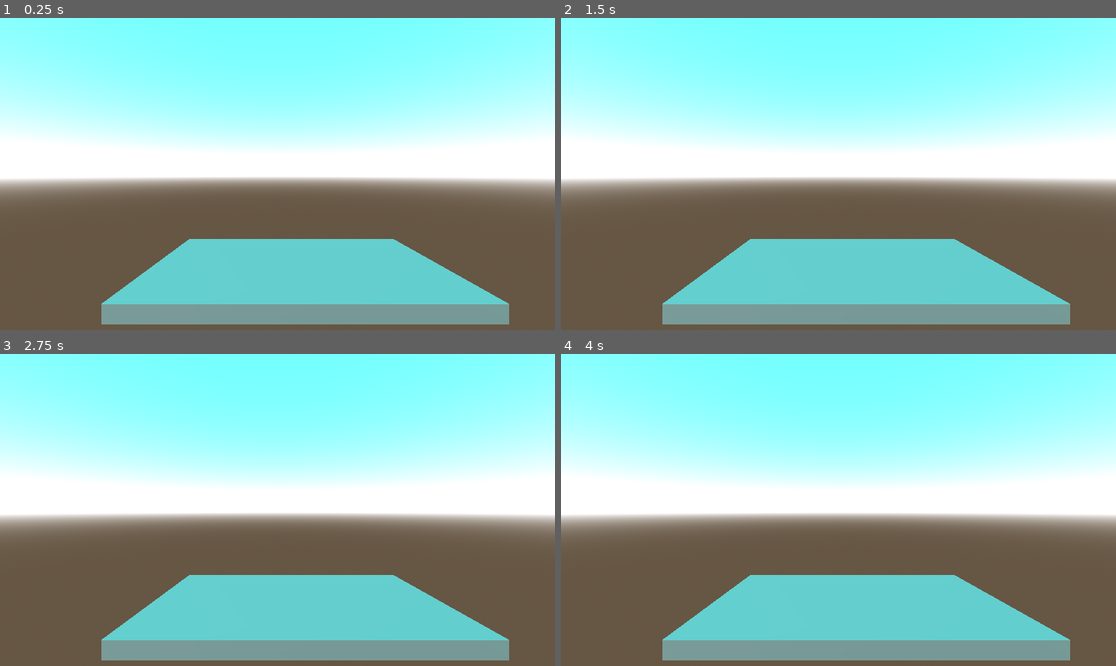
Above: before the commit, frames 1-4 (two rows, left to right).
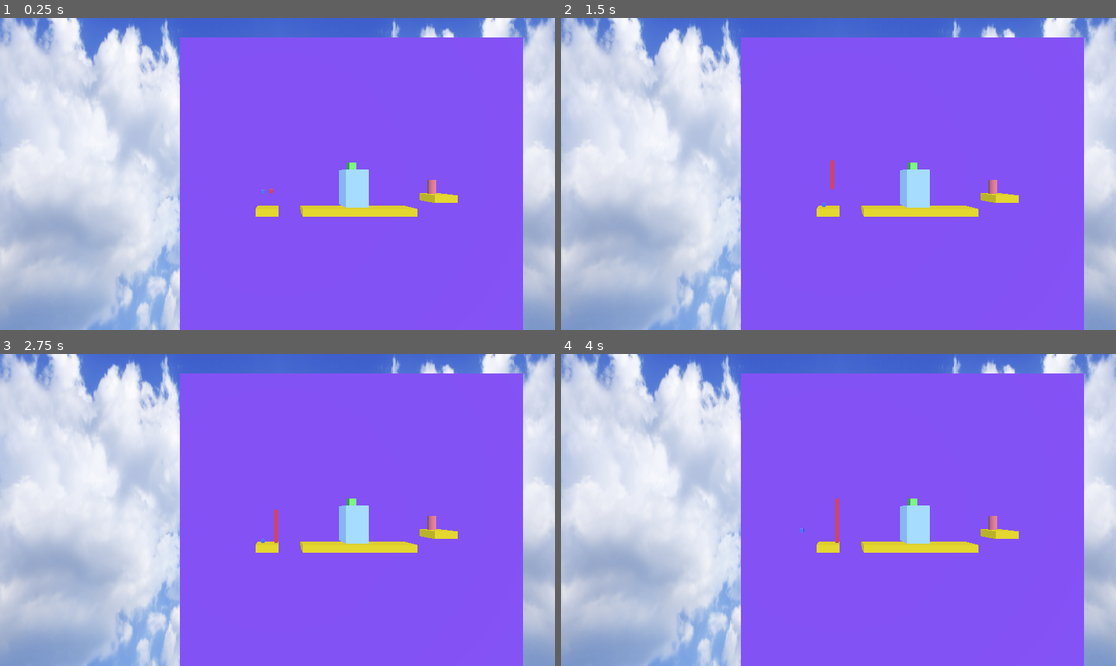
Above: after the commit, the same moments.

Repository: AtlasWongy/gmtk_game_jam_2024
Game: Godot game, scene res://scenes/Game.tscn
Two runs of this game, one before a commit and one after it. Both use one fixed random seed, a clock stepped at 60 frames per second and the inputs below. Before the commit the project starts from res://scenes/test_level.tscn.
Inputs:
- Up to frame 1 (0.25 s): no input
- Up to frame 2 (1.5 s): tap Enter (ui_accept) at 0.5 s; hold Up (ui_up) 0.53-1.28 s; hold G (grow) 0.53-1.28 s; tap Space (jump) at 0.77 s; hold Down (ui_down) from 1.28 s (still down); tap G (grow) at 1.35 s
- Up to frame 3 (2.75 s): tap Space (jump) at 1.52 s; tap Enter (ui_accept) at 2 s; release Down (ui_down) at 2.03 s; hold Up (ui_up) from 2.03 s (still down); hold G (grow) from 2.03 s (still down); tap Right (movement) at 2.1 s
- Up to frame 4 (4 s): tap Enter (ui_accept) at 2.75, 3.5 s; release G (grow) at 2.78 s; tap Q (switch_box) at 2.85 s; tap Space (jump) at 3.02, 3.77 s; tap G (grow) at 3.05 s; release Up (ui_up) at 3.53 s; hold Left (left) from 3.53 s (still down); hold G (grow) from 3.53 s (still down)

The runs differ from the first frame. In frame 1, 98% of the frame differs, in the area x 0-100%, y 0-100%; in frame 2, 98%; in frame 3, 98%; in frame 4, 98%.

Commit message:
Somewhat working Vertical expansion

Diff:
--- a/characters/player/player.gd
+++ b/characters/player/player.gd
@@ -4,8 +4,13 @@
 @export var box_type: GameManager.CurrentBox
 @export var movement_stats: MovementStats
 
+@onready var mesh: MeshInstance3D = $MeshInstance3D
+@onready var collisionShape: CollisionShape3D = $CollisionShape3D
+
 var movement_direction: Vector3
 var can_control: bool = true
+var is_grown:bool = false
+var is_growing:bool = false
 
 func _ready() -> void:
 
@@ -39,9 +44,33 @@
 	if event.is_action_pressed("jump") and is_on_floor():
 		SignalBus.pressed_jump.emit(box_type)
 
+	if event.is_action_pressed("grow") and !is_growing:
+		if(box_type==0):
+			_grow_vertical()
+
 func _physics_process(_delta: float) -> void:
 	if is_movement_ongoing():
 		SignalBus.set_direction.emit(movement_direction, box_type)
 
 func is_movement_ongoing() -> bool:
 	return abs(movement_direction.x) > 0
+
+func _grow_vertical():
+	is_growing = true
+	var tween = get_tree().create_tween()
+	tween.set_parallel()
+	#mesh.mesh.size = mesh.mesh.size + Vector3(0,5,0)
+	if is_grown:
+		tween.tween_property(mesh.mesh,"size:y",-5,1).as_relative().from_current()
+		tween.tween_property(collisionShape.shape,"size:y",-5,1).as_relative().from_current()
+
+		is_grown = false
+	else:
+		tween.tween_property(mesh.mesh,"size:y",5,1).as_relative().from_current()
+		tween.tween_property(collisionShape.shape,"size:y",5,1).as_relative().from_current()
+		#collisionShape
+		is_grown = true
+	tween.tween_callback(mesh_check)
+
+func mesh_check():
+	is_growing = false
--- a/project.godot
+++ b/project.godot
@@ -11,7 +11,7 @@
 [application]
 
 config/name="Gmtk Game Jam 2024"
-run/main_scene="res://scenes/test_level.tscn"
+run/main_scene="res://scenes/Game.tscn"
 config/features=PackedStringArray("4.3", "Forward Plus")
 config/icon="res://icon.svg"
 
--- a/Game.tscn
+++ b/scenes/Game.tscn
@@ -1,16 +1,17 @@
-[gd_scene load_steps=24 format=3 uid="uid://cxmgu7drrkgol"]
+[gd_scene load_steps=25 format=3 uid="uid://ba5c1vg5wpiy8"]
 
-[ext_resource type="Texture2D" uid="uid://di4y3hqts0yja" path="res://assets/panorama_sky.png" id="1_0kukt"]
-[ext_resource type="PackedScene" uid="uid://dma2hkr6ihng3" path="res://objects/Gate/gate.tscn" id="2_4vs8i"]
-[ext_resource type="Shader" path="res://assets/Outline.gdshader" id="2_ecg41"]
-[ext_resource type="Material" uid="uid://j54e2f8b3hpx" path="res://assets/Platform.tres" id="2_pgr64"]
-[ext_resource type="Script" path="res://cube_level.gd" id="3_m1gqd"]
-[ext_resource type="PackedScene" uid="uid://d1qp5smneb3jt" path="res://characters/player/red_box/red_box.tscn" id="3_u2quw"]
-[ext_resource type="PackedScene" uid="uid://d1e0ugdqkbr86" path="res://objects/Flag/flag.tscn" id="5_ne6au"]
-[ext_resource type="Script" path="res://death_zone.gd" id="7_hp4od"]
+[ext_resource type="Texture2D" uid="uid://di4y3hqts0yja" path="res://assets/panorama_sky.png" id="1_ldty6"]
+[ext_resource type="Shader" path="res://assets/Outline.gdshader" id="2_wopco"]
+[ext_resource type="Script" path="res://cube_level.gd" id="3_a5qgd"]
+[ext_resource type="Material" uid="uid://j54e2f8b3hpx" path="res://assets/Platform.tres" id="4_t8co7"]
+[ext_resource type="PackedScene" uid="uid://dma2hkr6ihng3" path="res://objects/Gate/gate.tscn" id="5_qbu7p"]
+[ext_resource type="PackedScene" uid="uid://d1e0ugdqkbr86" path="res://objects/Flag/flag.tscn" id="6_jnd78"]
+[ext_resource type="PackedScene" uid="uid://d1qp5smneb3jt" path="res://characters/player/red_box/red_box.tscn" id="7_ero0o"]
+[ext_resource type="PackedScene" uid="uid://c80ku4vswsnix" path="res://characters/player/blue_box/blue_box.tscn" id="8_mw2t5"]
+[ext_resource type="Script" path="res://death_zone.gd" id="9_5d677"]
 
 [sub_resource type="PanoramaSkyMaterial" id="PanoramaSkyMaterial_hd050"]
-panorama = ExtResource("1_0kukt")
+panorama = ExtResource("1_ldty6")
 
 [sub_resource type="Sky" id="Sky_me7r3"]
 sky_material = SubResource("PanoramaSkyMaterial_hd050")
@@ -83,7 +84,7 @@
 transform = Transform3D(1, 0, 0, 0, 1, 0, 0, 0, 1, 0, 0, 38.9498)
 
 [node name="Camera3D" type="Camera3D" parent="Level/Marker3D"]
-transform = Transform3D(1, 0, 0, 0, 1, 0, 0, 0, 1, -5.90941, 6.82818, 25.7294)
+transform = Transform3D(1, 0, 0, 0, 1, 0, 0, 0, 1, -10.7958, 5.0653, 15.6581)
 size = 57.1789
 
 [node name="ShaderMesh" type="MeshInstance3D" parent="Level/Marker3D/Camera3D"]
@@ -107,7 +108,7 @@
 transform = Transform3D(1, 0, 0, 0, 1, 0, 0, 0, 1, 0, 0, 32.3289)
 
 [node name="Platform" type="MeshInstance3D" parent="Level/BackgroundCube/Face 1"]
-transform = Transform3D(1, -9.47561e-05, 0.000127197, 9.47623e-05, 1, -4.84132e-05, -0.000127192, 4.84252e-05, 1, -12.1525, 0, 1.0384)
+transform = Transform3D(1, -9.47561e-05, 0.000127197, 9.47623e-05, 1, -4.84132e-05, -0.000127192, 4.84252e-05, 1, -12.1525, 0, -5.90319)
 mesh = SubResource("BoxMesh_cq13r")
 skeleton = NodePath("../../../..")
 
@@ -117,7 +118,7 @@
 shape = SubResource("ConcavePolygonShape3D_up43u")
 
 [node name="Platform2" type="MeshInstance3D" parent="Level/BackgroundCube/Face 1"]
-transform = Transform3D(1, -0.000189502, 0.000254398, 0.000189527, 1, -9.68145e-05, -0.00025438, 9.68627e-05, 1, 0.044007, 0, 1.0384)
+transform = Transform3D(1, -0.000189502, 0.000254398, 0.000189527, 1, -9.68145e-05, -0.00025438, 9.68627e-05, 1, 0.044007, 0, -5.90319)
 mesh = SubResource("BoxMesh_ipxim")
 skeleton = NodePath("../Platform")
 
@@ -126,11 +127,11 @@
 [node name="CollisionShape3D" type="CollisionShape3D" parent="Level/BackgroundCube/Face 1/Platform2/StaticBody3D"]
 shape = SubResource("ConcavePolygonShape3D_0v7l7")
 
-[node name="Gate" parent="Level/BackgroundCube/Face 1" instance=ExtResource("2_4vs8i")]
-transform = Transform3D(1, -0.000189502, 0.000254399, 0.000189527, 1, -9.68146e-05, -0.000254381, 9.68628e-05, 1, -0.300493, 4.55008, 1.0384)
+[node name="Gate" parent="Level/BackgroundCube/Face 1" instance=ExtResource("5_qbu7p")]
+transform = Transform3D(1, -0.000189502, 0.000254399, 0.000189527, 1, -9.68146e-05, -0.000254381, 9.68628e-05, 1, -0.300493, 3.1465, -5.90319)
 
 [node name="Platform3" type="MeshInstance3D" parent="Level/BackgroundCube/Face 1"]
-transform = Transform3D(1, -0.000189502, 0.000254398, 0.000189527, 1, -9.68145e-05, -0.00025438, 9.68627e-05, 1, 11.3908, 1.75008, 1.0384)
+transform = Transform3D(1, -0.000189502, 0.000254398, 0.000189527, 1, -9.68145e-05, -0.00025438, 9.68627e-05, 1, 11.3908, 1.75008, -5.90319)
 mesh = SubResource("BoxMesh_4blld")
 skeleton = NodePath("../Platform")
 
@@ -139,15 +140,18 @@
 [node name="CollisionShape3D" type="CollisionShape3D" parent="Level/BackgroundCube/Face 1/Platform3/StaticBody3D"]
 shape = SubResource("ConcavePolygonShape3D_bjhtf")
 
-[node name="Flag" parent="Level/BackgroundCube/Face 1/Platform3" instance=ExtResource("5_ne6au")]
+[node name="Flag" parent="Level/BackgroundCube/Face 1/Platform3" instance=ExtResource("6_jnd78")]
 transform = Transform3D(1, 0.000189527, -0.000144131, -0.000189519, 1, 5.48818e-05, 0.00014414, -5.48545e-05, 1, -0.195686, 1.5014, -0.768833)
 
-[node name="RedBox" parent="Level" instance=ExtResource("3_u2quw")]
-transform = Transform3D(1, 0, 0, 0, 1, 0, 0, 0, 1, -11.6818, 3.28289, 33.5651)
+[node name="RedBox" parent="Level" instance=ExtResource("7_ero0o")]
+transform = Transform3D(1, 0, 0, 0, 1, 0, 0, 0, 1, -11.6818, 3.28289, 26.1896)
+
+[node name="BlueBox" parent="Level" instance=ExtResource("8_mw2t5")]
+transform = Transform3D(1, 0, 0, 0, 1, 0, 0, 0, 1, -12.8333, 3.20794, 26.2219)
 
 [node name="DeathZone" type="Area3D" parent="Level"]
 transform = Transform3D(1, 0, 0, 0, 1, 0, 0, 0, 1, 0, -45.3418, 0)
-script = ExtResource("7_hp4od")
+script = ExtResource("9_5d677")
 
 [node name="CollisionShape3D" type="CollisionShape3D" parent="Level/DeathZone"]
 shape = SubResource("WorldBoundaryShape3D_lg6u2")
--- a/singletons/game_manager.gd
+++ b/singletons/game_manager.gd
@@ -7,7 +7,7 @@
 var can_switch:bool = true
 
 func _ready() -> void:
-	current_box = CurrentBox.BLUE_BOX
+	current_box = CurrentBox.RED_BOX
 	SignalBus.set_current_box.connect(_disable_switch)
 	SignalBus.set_enable_switch.connect(_enable_switch)
 
--- a/singletons/signal_bus.gd
+++ b/singletons/signal_bus.gd
@@ -5,3 +5,4 @@
 signal pressed_jump(box_type:int)
 signal set_current_box()
 signal set_enable_switch()
+signal pressed_grow(box_type:int)
Not shown: 1 places in characters/player/blue_box/blue_box.tscn that only renumber resources
Not shown: 1 places in characters/player/red_box/red_box.tscn that only renumber resources
Not shown: 3 places in scenes/Game.tscn that only renumber resources
